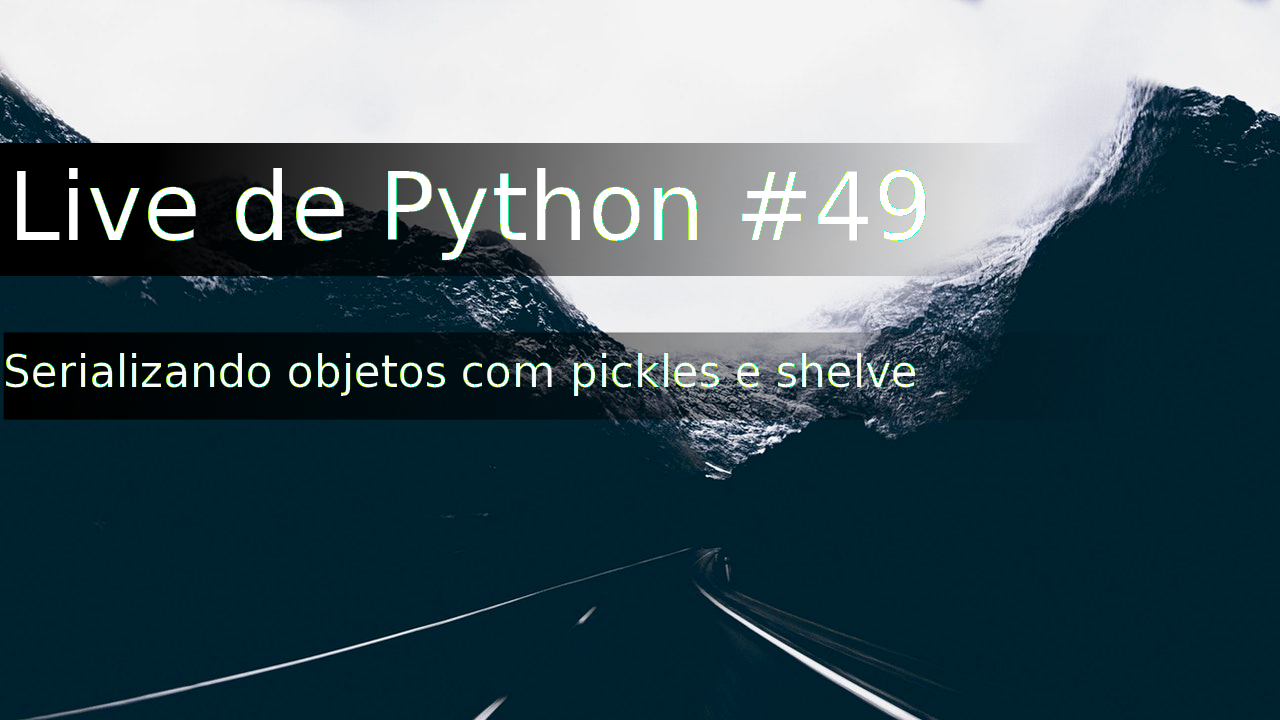
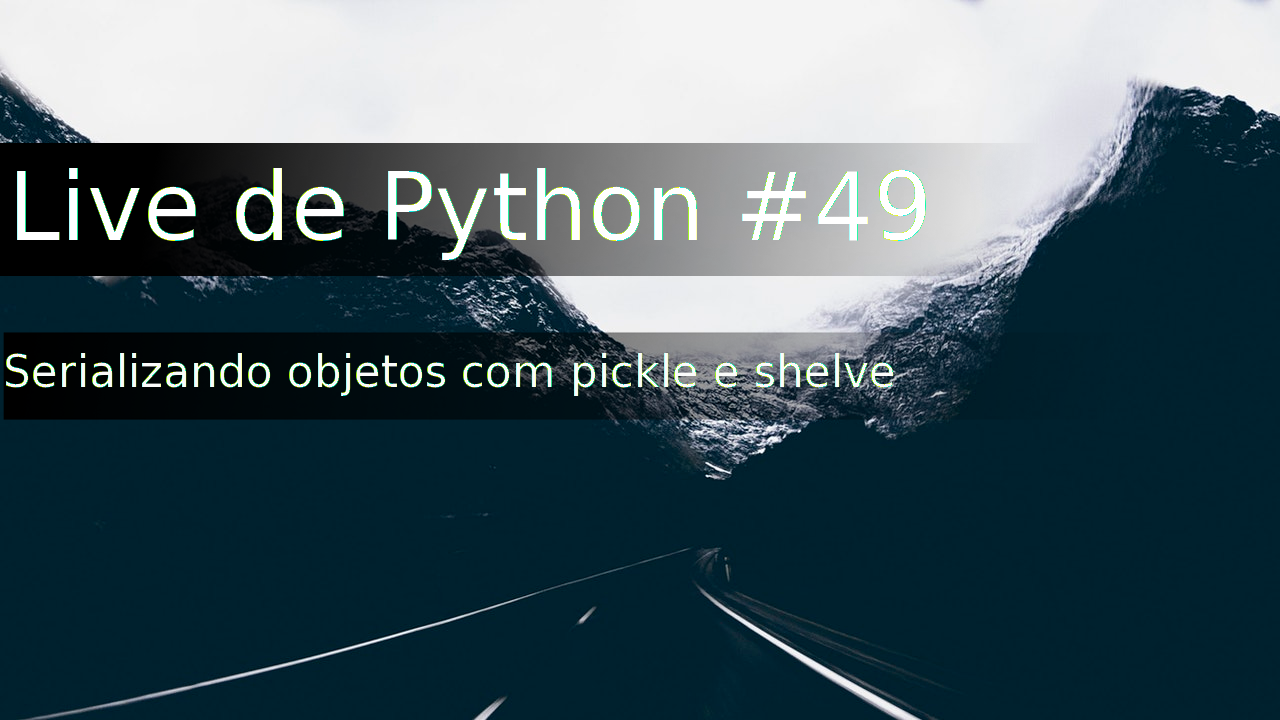
Layered file, before and after one edit (1280px x 720px). Changes by layer:
painted on "Serializando objetos com pickl..." over [left=701, top=353, right=916, bottom=388]
